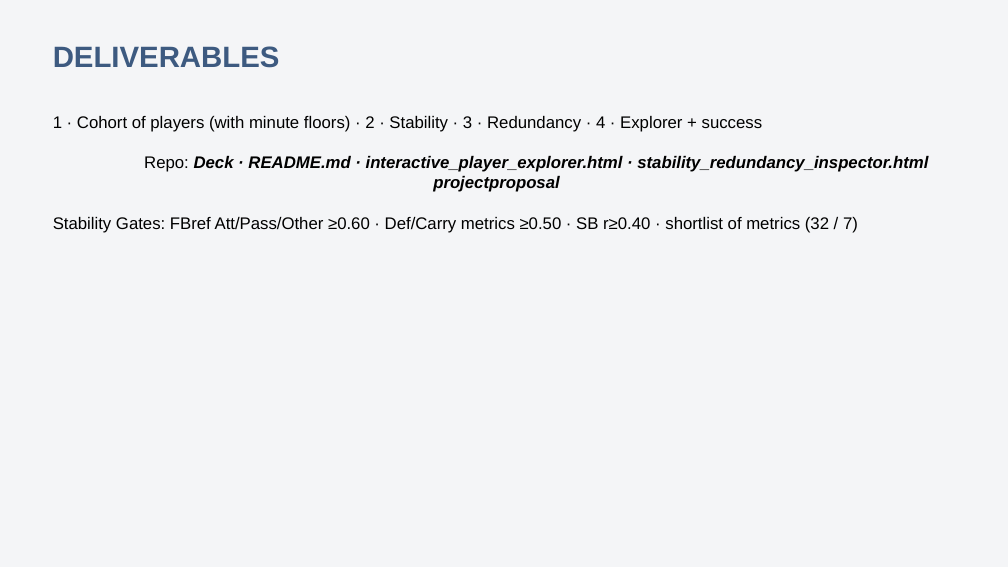
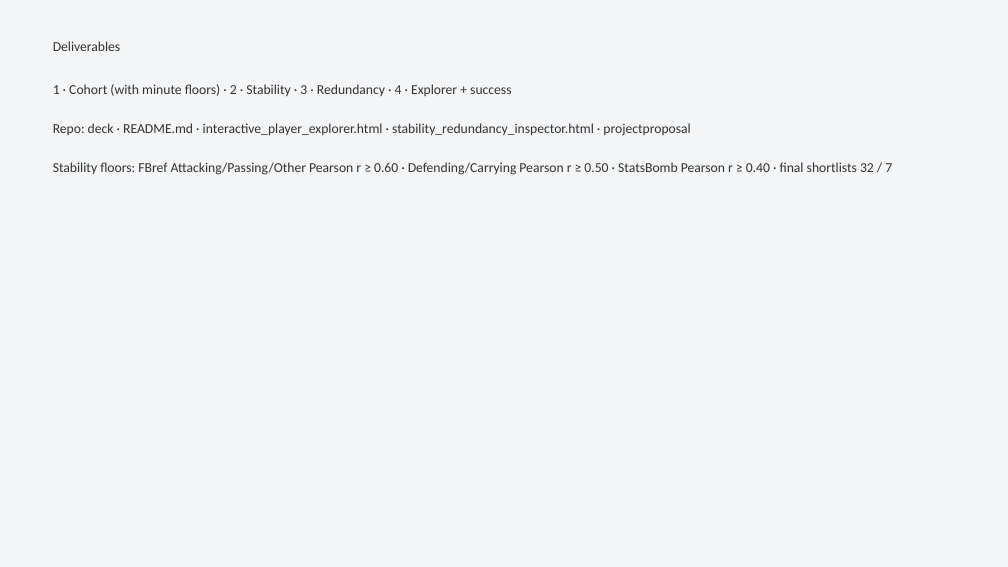
Before and after one commit to colbymorris08/bundesliga-transfer-traits, a slide deck: slide 23 of bundesliga_transfer_traits.pptx (slide 22 before the commit). Drawn at 1008x567 pixels with LibreOffice and Linux fonts; fonts in the diff are those of the drawing. Boxes give left, top, right and bottom in pixels: in the first picture for what was removed or moved away, otherwise in the second. Text is boxed around its words. In the diff, an @@ line names an element or a change of style, - is before the commit and + after.

```diff
--- a/bundesliga_transfer_traits.pptx
+++ b/bundesliga_transfer_traits.pptx
@@ text at [53, 41, 892, 175]: text changed; size 16 to 13 pt; font Arial to Calibri; text colour #000000 to #333333 @@
-DELIVERABLES
-1 · Cohort of players (with minute floors) · 2 · Stability · 3 · Redundancy · 4 · Explorer + success
-Repo: Deck · README.md · interactive_player_explorer.html · stability_redundancy_inspector.html
-projectproposal
-Stability Gates: FBref Att/Pass/Other ≥0.60 · Def/Carry metrics ≥0.50 · SB r≥0.40 · shortlist of metrics (32 / 7)
+Deliverables
+1 · Cohort (with minute floors) · 2 · Stability · 3 · Redundancy · 4 · Explorer + success
+Repo: deck · README.md · interactive_player_explorer.html · stability_redundancy_inspector.html · projectproposal
+Stability floors: FBref Attacking/Passing/Other Pearson r ≥ 0.60 · Defending/Carrying Pearson r ≥ 0.50 · StatsBomb Pearson r ≥ 0.40 · final shortlists 32 / 7
```
Also in this commit, not shown: 15 other slides changed, 1 slide added, 2 other files.
